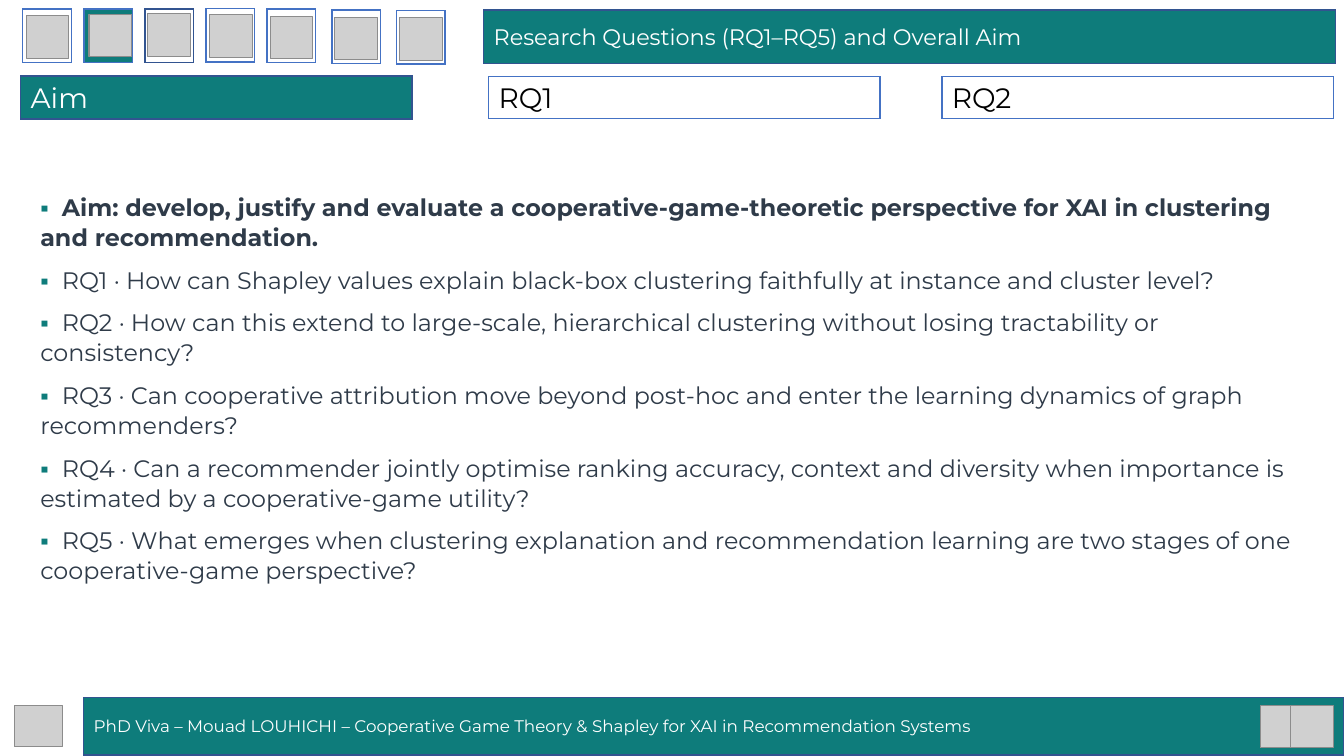
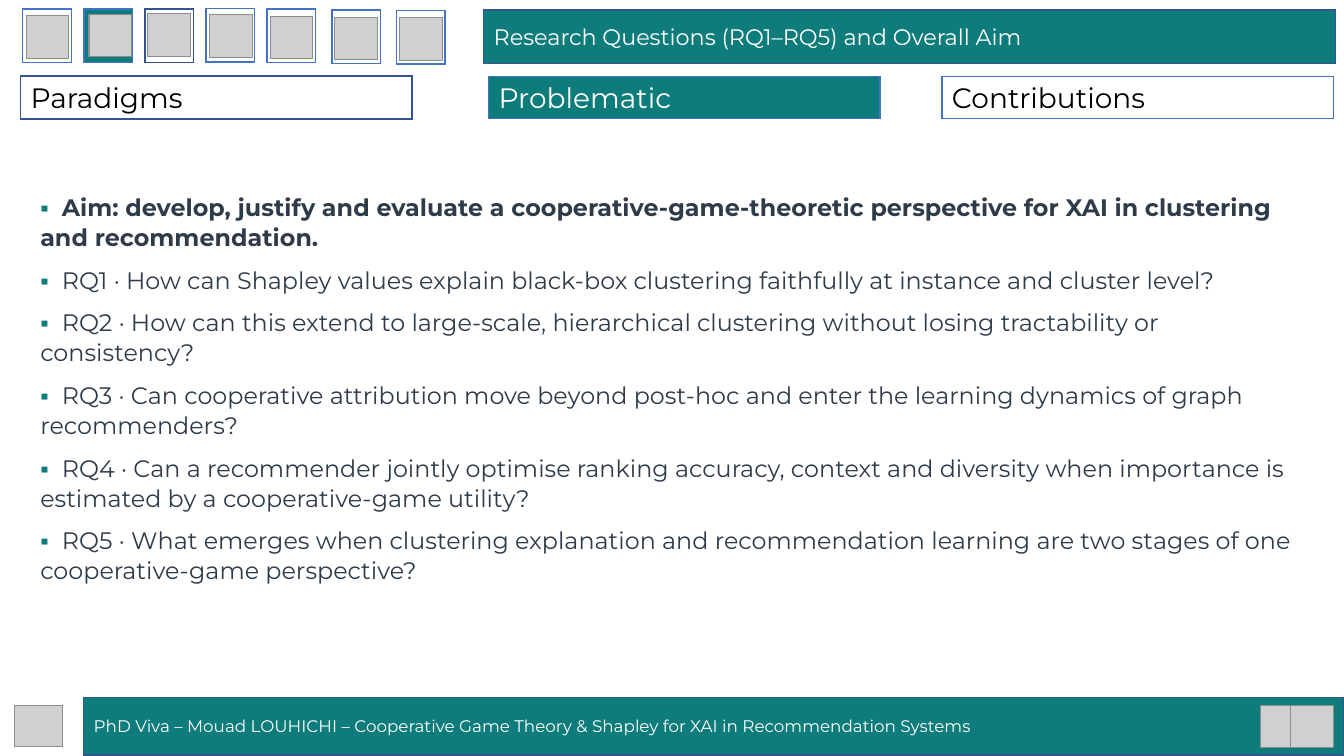
Before and after one commit to mouadlouhichi/phd-prep, a slide deck: slide 11 of viva/MOUAD_LOUHICHI_VIVA_40min.pptx. Drawn at 1344x756 pixels with LibreOffice and Linux fonts; fonts in the diff are those of the drawing; grey boxes stand for pictures. Boxes give left, top, right and bottom in pixels: in the first picture for what was removed or moved away, otherwise in the second. Text is boxed around its words. In the diff, an @@ line names an element or a change of style, - is before the commit and + after.

```diff
--- a/viva/MOUAD_LOUHICHI_VIVA_40min.pptx
+++ b/viva/MOUAD_LOUHICHI_VIVA_40min.pptx
@@ rectangle "Paradigms" at box(21, 76, 412, 119): fill #0E7C7B to #FFFFFF @@
@@ text in rectangle at box(31, 87, 183, 114): text changed; text colour #FFFFFF to #000000 @@
-Aim
+Paradigms
@@ rectangle "Problematic" at box(489, 77, 880, 119): fill #FFFFFF to #0E7C7B @@
@@ text in rectangle at box(499, 87, 671, 108): text changed; text colour #000000 to #FFFFFF @@
-RQ1
+Problematic
@@ text in rectangle at box(952, 87, 1145, 108): text changed @@
-RQ2
+Contributions
```
Also in this commit, not shown: 43 other slides changed, 1 other file.
